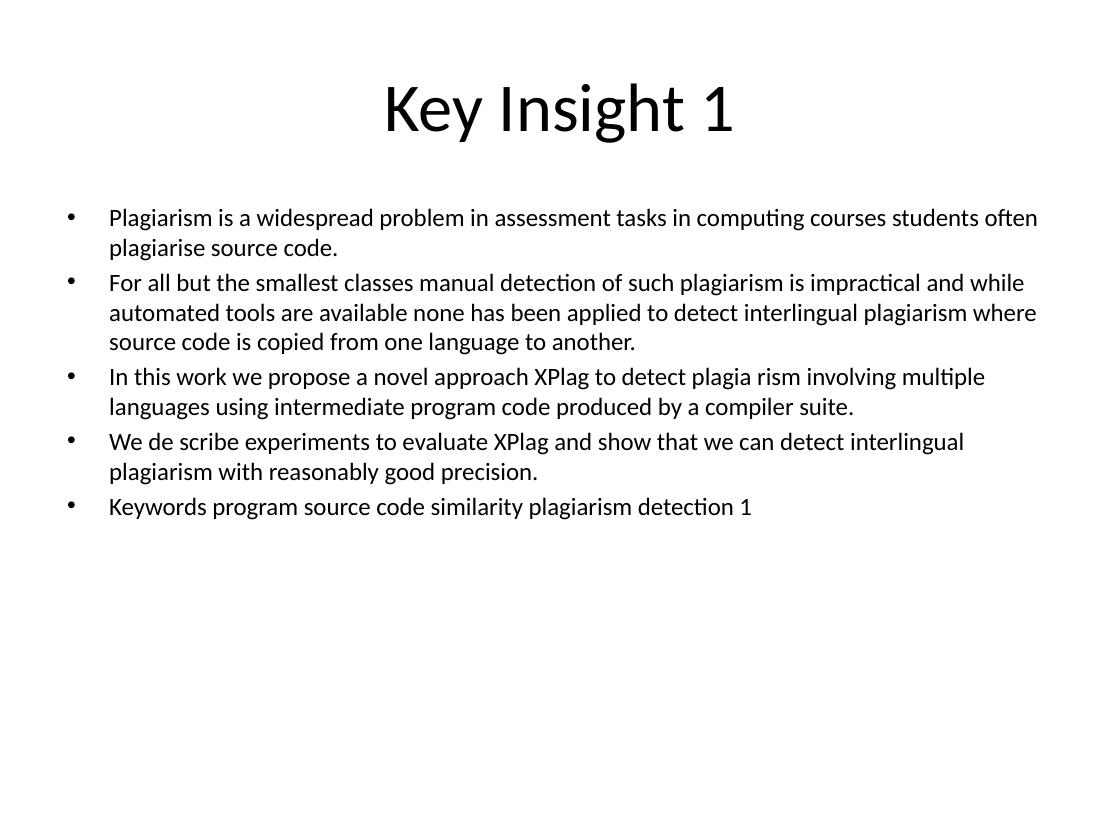
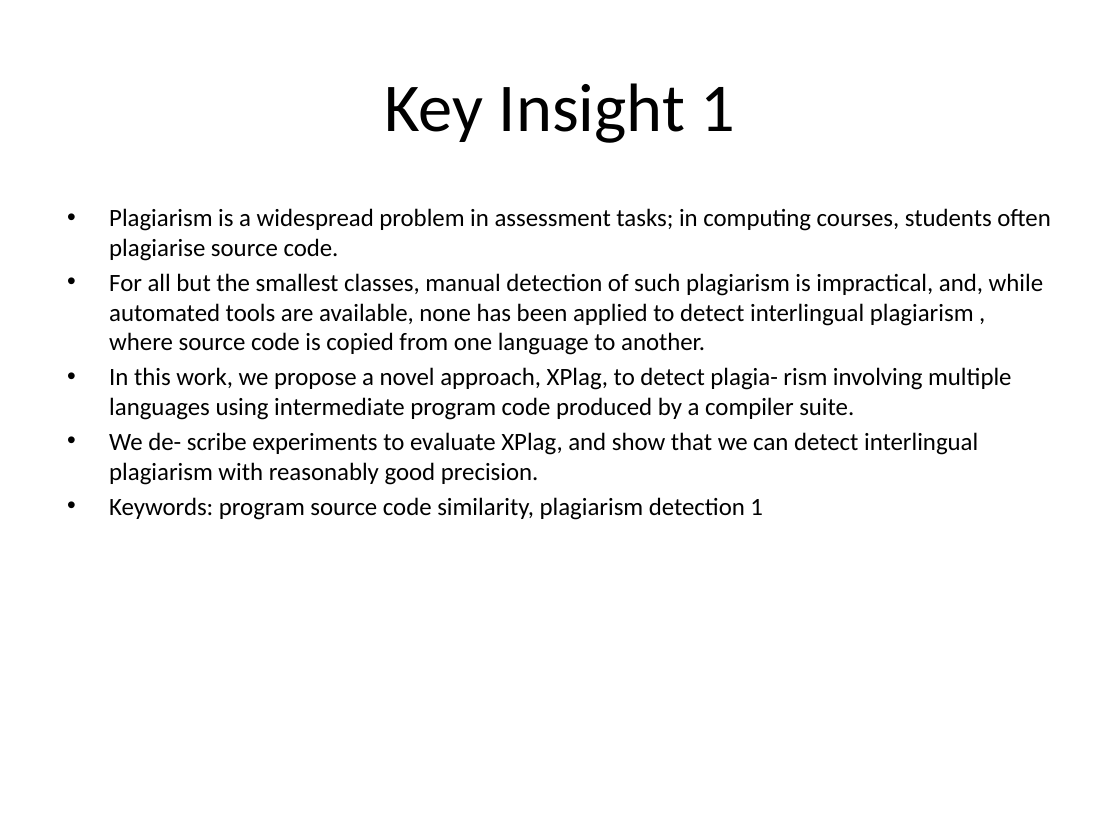
Before and after one commit to RowenTey/lazy-docs, a slide deck: slide 2 of model/output/research.ppt (slide 1 before the commit). Drawn at 1120x840 pixels with LibreOffice and Linux fonts; fonts in the diff are those of the drawing. Boxes give left, top, right and bottom in pixels: in the first picture for what was removed or moved away, otherwise in the second. Text is boxed around its words. In the diff, an @@ line names an element or a change of style, - is before the commit and + after.

```diff
--- a/model/output/research.ppt
+++ b/model/output/research.ppt
@@ text at [109, 208, 1050, 520]: text changed @@
-• Plagiarism is a widespread problem in assessment tasks in computing courses students often plagiarise source code.
-• For all but the smallest classes manual detection of such plagiarism is impractical and while automated tools are available none has been applied to detect interlingual plagiarism where source code is copied from one language to another.
-• In this work we propose a novel approach XPlag to detect plagia rism involving multiple languages using intermediate program code produced by a compiler suite.
-• We de scribe experiments to evaluate XPlag and show that we can detect interlingual plagiarism with reasonably good precision.
-• Keywords program source code similarity plagiarism detection 1
+• Plagiarism is a widespread problem in assessment tasks; in computing courses, students often plagiarise source code.
+• For all but the smallest classes, manual detection of such plagiarism is impractical, and, while automated tools are available, none has been applied to detect interlingual plagiarism , where source code is copied from one language to another.
+• In this work, we propose a novel approach, XPlag, to detect plagia- rism involving multiple languages using intermediate program code produced by a compiler suite.
+• We de- scribe experiments to evaluate XPlag, and show that we can detect interlingual plagiarism with reasonably good precision.
+• Keywords: program source code similarity, plagiarism detection 1
```
Also in this commit, not shown: 4 other slides changed, 1 slide added, 8 other files.
